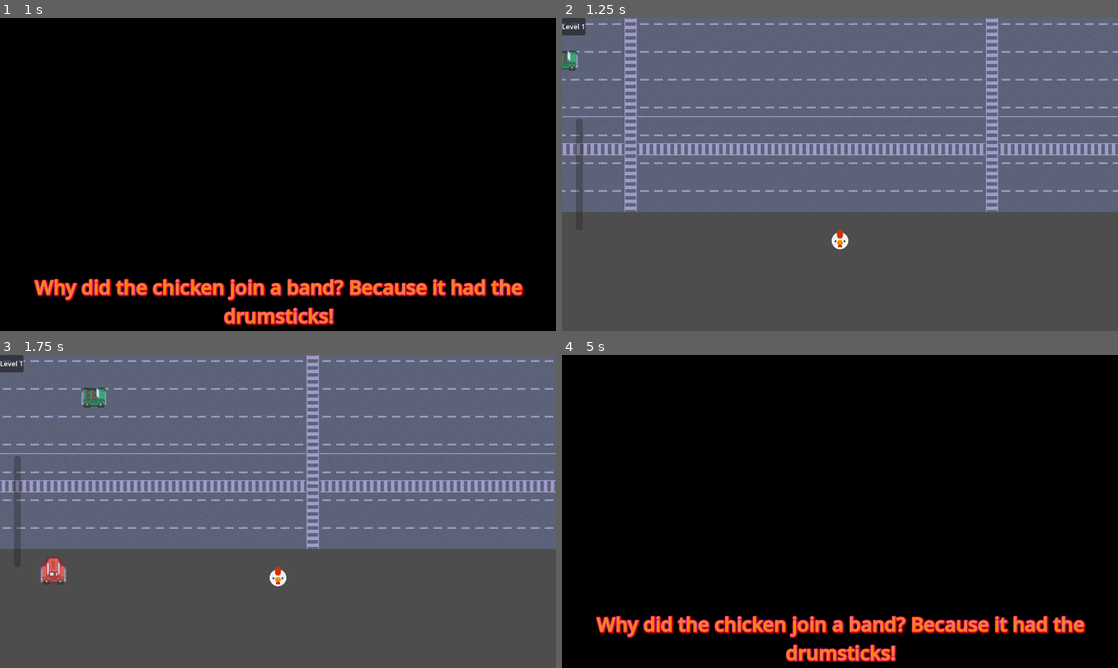
Above: before the commit, frames 1-4 (two rows, left to right).
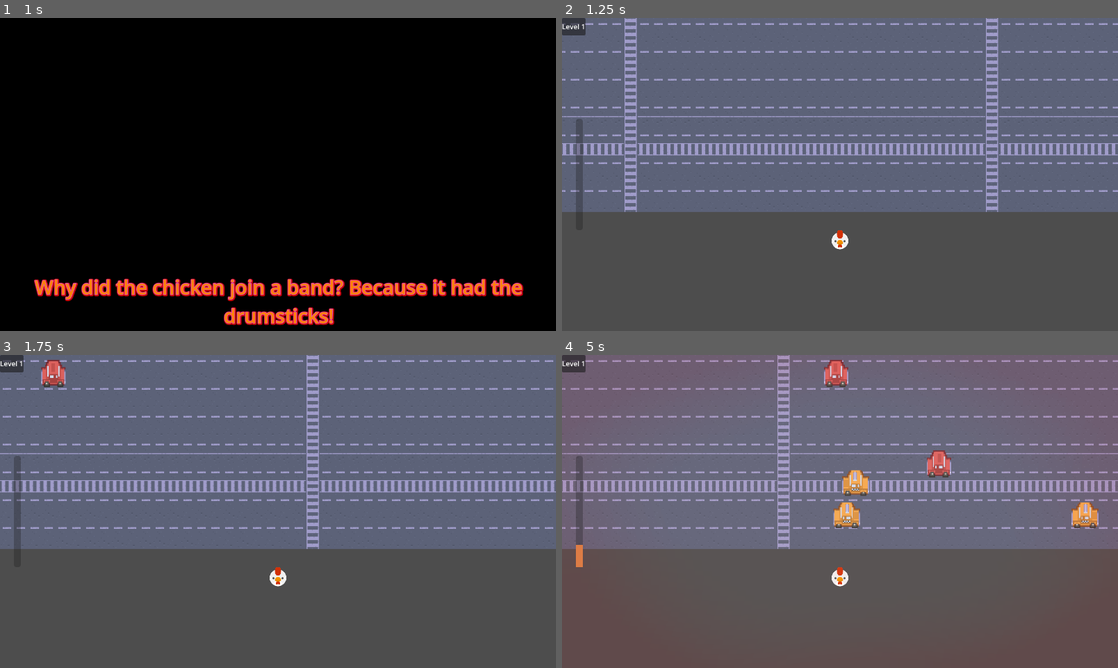
Above: after the commit, the same moments.

Repository: Tomohawk35/ChickenRunner
Game: Godot game, scene res://main_scenes/main_menu/main_menu.tscn
The game is run twice, just before and just after one commit, with the same random seed, the same clock (stepped at 60 frames per second) and the same inputs.
Inputs:
- Up to frame 1 (1 s): click "Start Game" at 0.5 s
- Up to frame 2 (1.25 s): no input
- Up to frame 3 (1.75 s): hold D (right) from 1.28 s (still down)
- Up to frame 4 (5 s): release D (right) at 2.03 s; hold S (down) 2.03-2.78 s; hold D (right) 2.78-3.53 s; hold W (up) 3.53-4.28 s; hold A (left) from 4.28 s (still down)

Frame 1 is identical in both runs. In frame 2, 0.2% of the frame differs, in the area x 0-3%, y 10-17%; in frame 3, 0.9%; in frame 4, 100%, in the area x 0-100%, y 0-100%.

Commit message:
car spawn bug fix
In lane.gd  Setting car.global_position before add_child() was causing double offset issue. so moved it before  Setting car.global_position.

Diff:
--- a/chicken-runner/Cars/greencar.tscn
+++ b/chicken-runner/Cars/greencar.tscn
@@ -1,6 +1,9 @@
 [gd_scene format=3 uid="uid://cui4ytqb2hhgq"]
 
-[ext_resource type="PackedScene" uid="uid://c1w7ji2vf5rug" path="res://cars/redcar.tscn" id="1_osk7m"]
+[ext_resource type="PackedScene" uid="uid://c1w7ji2vf5rug" path="res://Cars/redcar.tscn" id="1_osk7m"]
+
+[sub_resource type="RectangleShape2D" id="RectangleShape2D_osk7m"]
+size = Vector2(20.00002, 12.857152)
 
 [node name="greencar" unique_id=1423788077 instance=ExtResource("1_osk7m")]
 
@@ -8,7 +11,6 @@
 region_rect = Rect2(340.1523, 271.72717, 23.26654, 16.460693)
 
 [node name="CollisionShape2D" parent="." index="1" unique_id=1623007393]
-visible = false
-
-[node name="VisibleOnScreenNotifier2D" parent="." index="2" unique_id=1906449151]
-visible = false
+position = Vector2(-9.3664426e-07, -0.7142855)
+scale = Vector2(0.999999, 0.999999)
+shape = SubResource("RectangleShape2D_osk7m")
--- a/chicken-runner/Cars/redcar.tscn
+++ b/chicken-runner/Cars/redcar.tscn
@@ -4,7 +4,7 @@
 [ext_resource type="Texture2D" uid="uid://bijvrkem5egfv" path="res://assets/kenney_rpg-urban-pack/Tilemap/tilemap_packed.png" id="2_rh13a"]
 
 [sub_resource type="RectangleShape2D" id="RectangleShape2D_c78a1"]
-size = Vector2(21.428583, 20.714294)
+size = Vector2(21.428583, 16.428577)
 
 [node name="redcar" type="CharacterBody2D" unique_id=1423788077]
 scale = Vector2(1.4, 1.4)
@@ -17,7 +17,7 @@
 region_rect = Rect2(244.89536, 264.2903, 21.90915, 24.226501)
 
 [node name="CollisionShape2D" type="CollisionShape2D" parent="." unique_id=1623007393]
-position = Vector2(-5.108969e-07, 1.0714277)
-scale = Vector2(0.9999994, 0.9999994)
+position = Vector2(-5.108968e-07, 3.2142837)
+scale = Vector2(0.99999934, 0.99999934)
 shape = SubResource("RectangleShape2D_c78a1")
 debug_color = Color(0.9679639, 0, 0.47395974, 0.41960785)
--- /dev/null
+++ b/chicken-runner/Clouds/cloud.gd
@@ -0,0 +1 @@
+extends Node2D
--- /dev/null
+++ b/chicken-runner/Clouds/cloud.tscn
@@ -0,0 +1,10 @@
+[gd_scene format=3 uid="uid://dy2p420jn8qx6"]
+
+[ext_resource type="Texture2D" uid="uid://rm7q846l1oxk" path="res://assets/minetest_textures/smoke_puff.png" id="1_ht3s3"]
+[ext_resource type="Script" uid="uid://dgsu4nodcwpdy" path="res://Clouds/cloud.gd" id="1_l4448"]
+
+[node name="Cloud" type="Node2D" unique_id=595913114]
+script = ExtResource("1_l4448")
+
+[node name="Sprite2D" type="Sprite2D" parent="." unique_id=751199624]
+texture = ExtResource("1_ht3s3")
--- a/chicken-runner/level_1/lane.gd
+++ b/chicken-runner/level_1/lane.gd
@@ -25,13 +25,11 @@
 	var car : MovingObject = car_scene.instantiate() as MovingObject
 	if car == null:
 		return
+	add_child(car)
 	car.global_position = global_position
 
-	# Direction
 	var dir : Vector2 = Vector2.RIGHT if move_right else Vector2.LEFT
 	car.set_direction(dir)
 
-	# Speed
 	var final_speed = lane_speed + randf_range(-_speed_randomness, _speed_randomness)
 	car.set_speed(final_speed)
-	add_child(car)
Not shown, added: chicken-runner/Clouds/cloud.gd.uid
